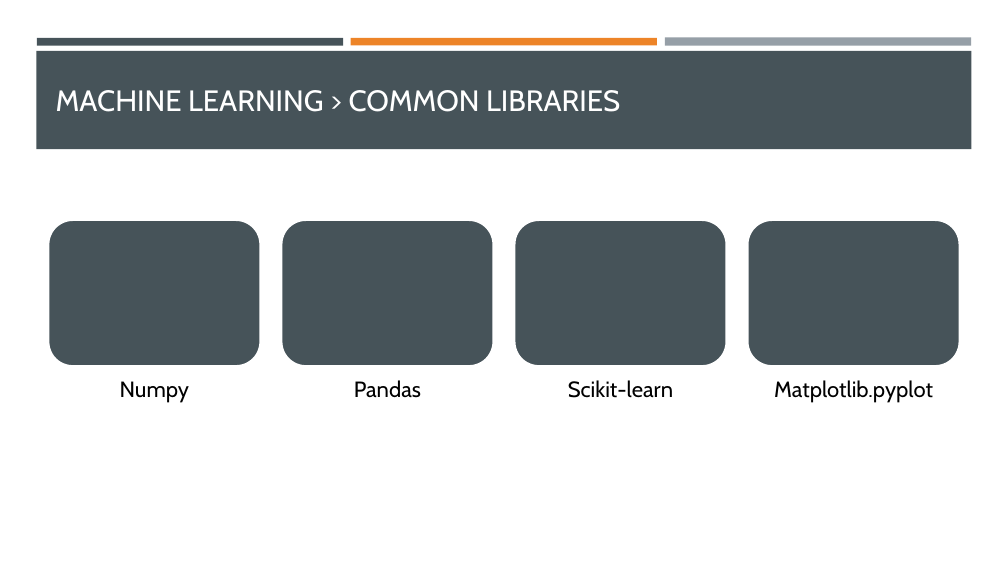
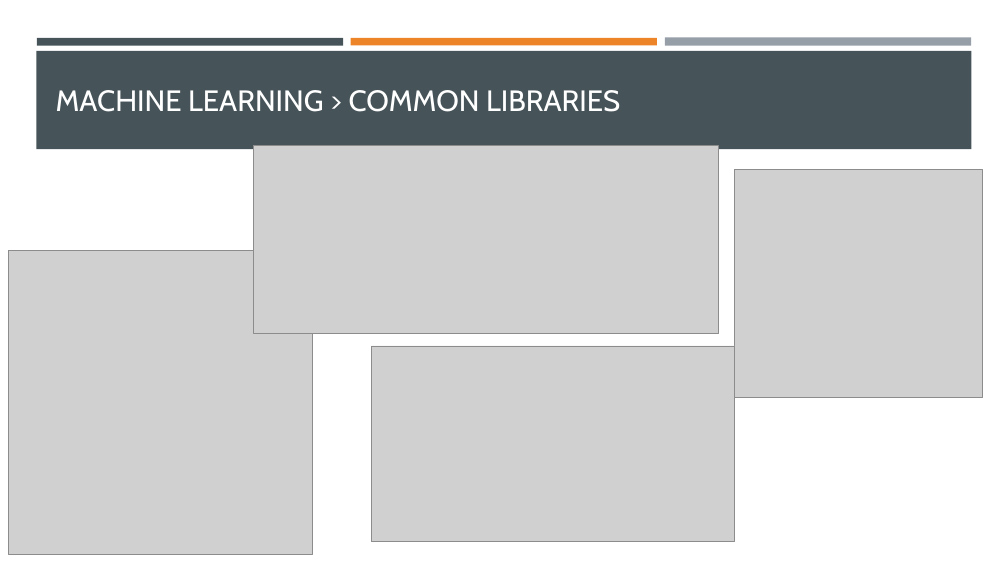
Before and after one commit to 1b0000mer/K-means-clustering, a slide deck: slide 7 of documents/Data clustering with k-means algorithm.pptx. Drawn at 1008x567 pixels with LibreOffice and Linux fonts; fonts in the diff are those of the drawing; grey boxes stand for pictures. Boxes give left, top, right and bottom in pixels: in the first picture for what was removed or moved away, otherwise in the second. Text is boxed around its words. In the diff, an @@ line names an element or a change of style, - is before the commit and + after.

```diff
--- a/documents/Data clustering with k-means algorithm.pptx
+++ b/documents/Data clustering with k-means algorithm.pptx
@@ picture added at [254,146,718,333] @@
@@ picture added at [735,169,982,397] @@
@@ picture added at [8,250,312,554] @@
@@ picture added at [371,346,735,542] @@
@@ group removed at [48,220,960,403]: 4 rounded rectangles, 4 texts @@
-Numpy
-Pandas
-Scikit-learn
-Matplotlib.pyplot
```
Also in this commit, not shown: 9 other slides changed, 3 slides added, 23 other files.
